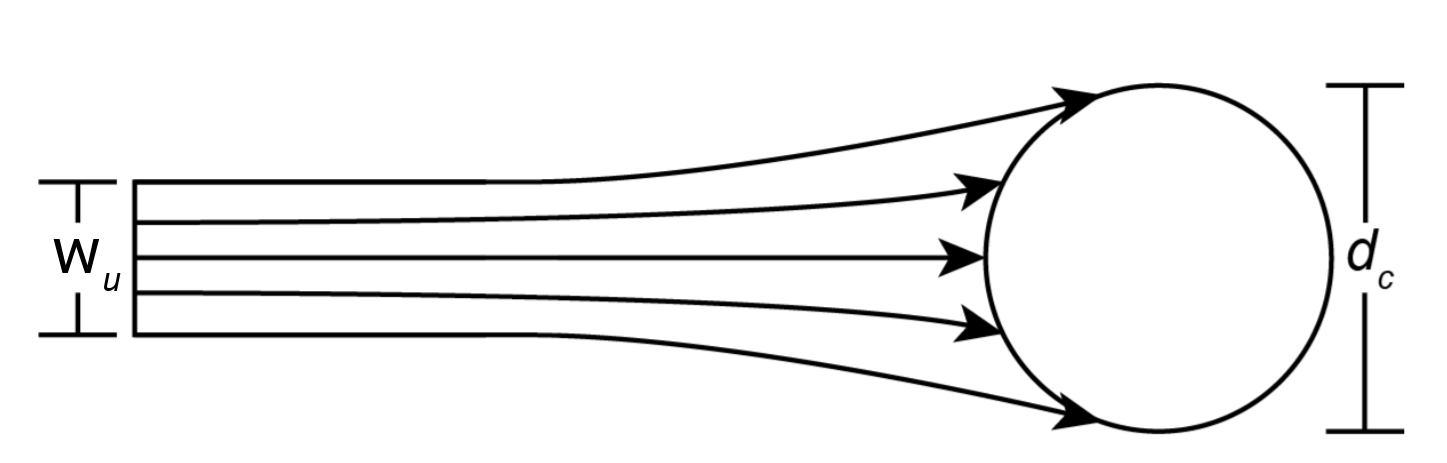
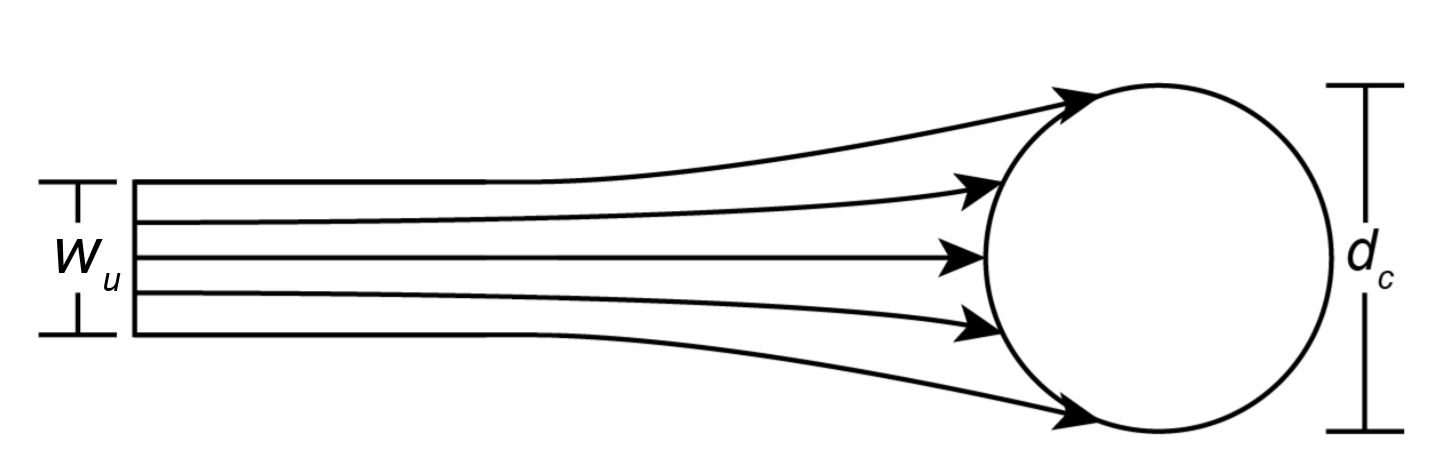
Comparing the layer stacks of the two 1447x463 images. Changes:
painted on "wu" over bbox(53, 239, 103, 273)
